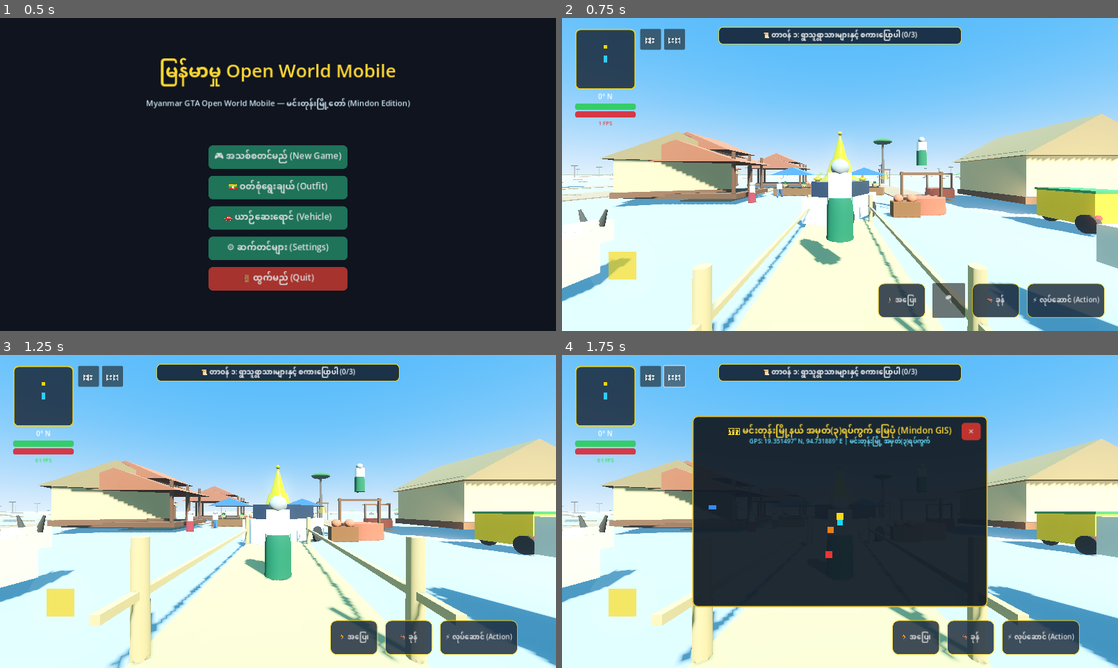
Above: before the commit, frames 1-4 (two rows, left to right).
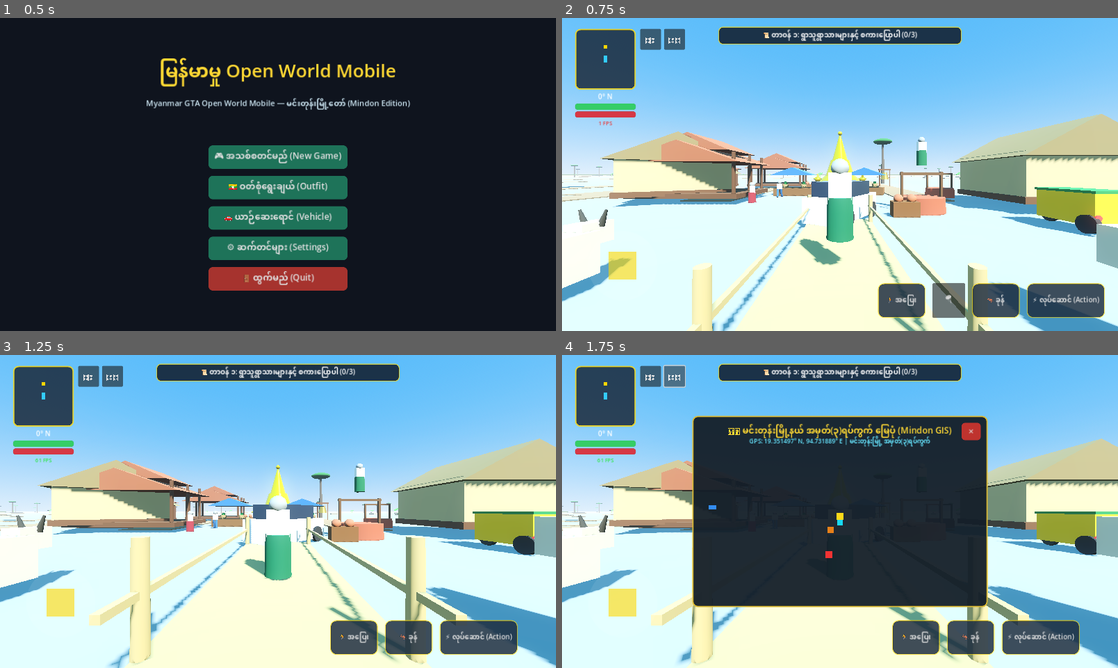
Above: after the commit, the same moments.

Repository: sudohlaingwin/gta-open-world
Game: Godot game, scene res://scenes/main_menu.tscn
Two runs of this game, one before a commit and one after it. Both use one fixed random seed, a clock stepped at 60 frames per second and the inputs below.
Inputs:
- Up to frame 1 (0.5 s): no input
- Up to frame 2 (0.75 s): click "🎮 အသစ်စတင်မည် (New Game)" at 0.5 s
- Up to frame 3 (1.25 s): no input
- Up to frame 4 (1.75 s): click "🗺️" at 1.25 s

Frame 1 is identical in both runs. In frame 2, 2.6% of the frame differs, in the area x 56-100%, y 33-64%; in frame 3, 2.4%; in frame 4, 2.2%.
Error in both runs: Trying to assign value of type 'ColorRect' to a variable of type 'Panel'. (res://scripts/virtual_joystick.gd:12)

Commit message:
Slice 72: dynamic day/night vehicle headlight switching and beam state wiring

Diff:
--- a/scripts/day_night_cycle.gd
+++ b/scripts/day_night_cycle.gd
@@ -4,6 +4,9 @@
 @onready var sun: DirectionalLight3D = $SunLight
 
 var time_passed: float = 0.0
+
+func _ready() -> void:
+	add_to_group("day_night")
 
 func _process(delta: float) -> void:
 	time_passed += delta
--- a/scripts/motorcycle_controller.gd
+++ b/scripts/motorcycle_controller.gd
@@ -16,6 +16,7 @@
 @onready var interaction_area: Area3D = $InteractionArea
 @onready var front_wheel: Node3D = $VisualMesh/FrontWheel
 @onready var rear_wheel: Node3D = $VisualMesh/RearWheel
+@onready var headlight_beam: SpotLight3D = $VisualMesh.get_node_or_null("HeadlightBeam")
 
 signal driver_entered(driver)
 signal driver_exited()
@@ -25,7 +26,16 @@
 		interaction_area.body_entered.connect(_on_interaction_area_entered)
 		interaction_area.body_exited.connect(_on_interaction_area_exited)
 
+func _update_headlights() -> void:
+	var dnc = get_tree().get_first_node_in_group("day_night")
+	var is_night = false
+	if dnc and dnc.has_method("get_daylight"):
+		is_night = (dnc.get_daylight() < 0.35)
+	if headlight_beam:
+		headlight_beam.visible = (is_night or is_driven)
+
 func _physics_process(delta: float) -> void:
+	_update_headlights()
 	if not is_on_floor():
 		velocity.y -= 9.8 * delta
 
--- a/scripts/tuktuk_controller.gd
+++ b/scripts/tuktuk_controller.gd
@@ -16,6 +16,7 @@
 @onready var front_wheel: Node3D = $VisualMesh/FrontWheel
 @onready var wheel_bl: Node3D = $VisualMesh/WheelBL
 @onready var wheel_br: Node3D = $VisualMesh/WheelBR
+@onready var headlight_beam: SpotLight3D = $VisualMesh.get_node_or_null("HeadlightBeam")
 
 signal driver_entered(driver)
 signal driver_exited()
@@ -25,7 +26,16 @@
 		interaction_area.body_entered.connect(_on_interaction_area_entered)
 		interaction_area.body_exited.connect(_on_interaction_area_exited)
 
+func _update_headlights() -> void:
+	var dnc = get_tree().get_first_node_in_group("day_night")
+	var is_night = false
+	if dnc and dnc.has_method("get_daylight"):
+		is_night = (dnc.get_daylight() < 0.35)
+	if headlight_beam:
+		headlight_beam.visible = (is_night or is_driven)
+
 func _physics_process(delta: float) -> void:
+	_update_headlights()
 	if not is_on_floor():
 		velocity.y -= 9.8 * delta
 
--- a/scripts/vehicle_controller.gd
+++ b/scripts/vehicle_controller.gd
@@ -12,6 +12,10 @@
 
 @onready var driver_seat: Marker3D = $DriverSeat
 @onready var interaction_area: Area3D = $InteractionArea
+@onready var headlight_beam_l: SpotLight3D = get_node_or_null("HeadlightBeamL")
+@onready var headlight_beam_r: SpotLight3D = get_node_or_null("HeadlightBeamR")
+@onready var headlight_mesh_l: MeshInstance3D = get_node_or_null("HeadlightL")
+@onready var headlight_mesh_r: MeshInstance3D = get_node_or_null("HeadlightR")
 
 signal driver_entered(driver)
 signal driver_exited()
@@ -21,7 +25,17 @@
 		interaction_area.body_entered.connect(_on_interaction_area_entered)
 		interaction_area.body_exited.connect(_on_interaction_area_exited)
 
+func _update_headlights() -> void:
+	var dnc = get_tree().get_first_node_in_group("day_night")
+	var is_night = false
+	if dnc and dnc.has_method("get_daylight"):
+		is_night = (dnc.get_daylight() < 0.35)
+	var lights_on = is_night or is_driven
+	if headlight_beam_l: headlight_beam_l.visible = lights_on
+	if headlight_beam_r: headlight_beam_r.visible = lights_on
+
 func _physics_process(delta: float) -> void:
+	_update_headlights()
 	if is_driven and current_driver:
 		var input_dir: Vector2 = Input.get_vector("ui_left", "ui_right", "ui_up", "ui_down")
 		if current_driver.get("touch_input_vector") != null and current_driver.touch_input_vector != Vector2.ZERO:
Not shown, changed: COLLAB.md
